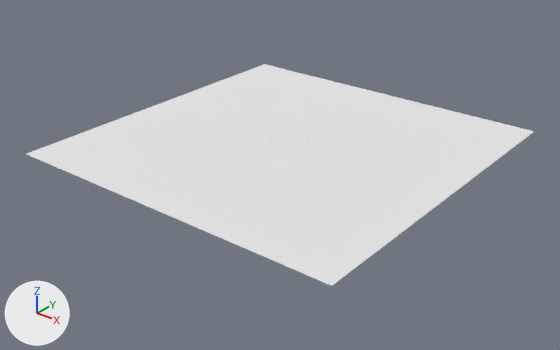
Renders of the Blender file OSVR-Blender/Examples/car_joy_cam_new.blend from each side of a commit.
Before and after are seen from a 50 mm lens placed at (1093.0, -1399.0, 769.0), pointed at (6.0, -40.0, -73.0). Lighting does not change. The marker at lower left points along +X, +Y and +Z.

The scene before the commit, as lines of its bpy script (objects in view):
```python
mat_material = diffuse_material('Material')
mat_material.base_color = (0.8, 0.8, 0.8)  # white #e7e7e7
me_plane = bpy.data.meshes.new('Plane')
me_plane.from_pydata(...)  # 16641 vertices, 16384 faces; spans x -0.01..0.01, y -0.01..0.01, z 0.0
me_plane.materials.append(mat_material)  # its picture is missing
ob_plane = bpy.data.objects.new('Plane', me_plane)
ob_plane.location = (0.0, 0.0, 0.0)
ob_plane.scale = (45000.0, 45000.0, 45000.0)
```
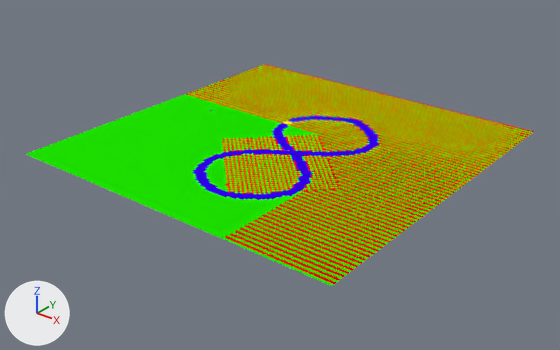
The edits, one by one:
Material 'Material' (mat_material) changes colour from white #e7e7e7 to green #1ee700; in linear values from (0.8, 0.8, 0.8) to (0.0127, 0.8, 0.0).
Material 'Material.001' (mat_material_001) is new.
Its base color is (0.8, 0.0, 0.000598) (red #e70002).
Material 'Material.003' (mat_material_003) is new.
Its base color is (0.0307, 0.0, 0.8) (blue #3100e7).
Material 'Material.004' (mat_material_004) is new.
Its base color is (0.8, 0.792, 0.0) (yellow #e7e600).
me_plane has 16641 vertices, 16384 faces and spans x -0.01..0.01, y -0.01..0.01, z 0.0.
me_plane is used by ob_plane; location (0.0, 0.0, 0.0); scale (45000.0, 45000.0, 45000.0).
me_plane part 1: 5349 of the faces centred in x -0.0099..0.0099, y -0.0098..0.0099, z 0.0 switch from mat_material (its picture is missing) to mat_material_001 (red #e70002).
me_plane part 2: 741 of the faces centred in x -0.002..0.004, y -0.007..0.0051, z 0.0 switch from mat_material (its picture is missing) to mat_material_003 (blue #3100e7).
me_plane now uses material mat_material_004 (yellow #e7e600).

Pixel boxes (x1, y1, x2, y2) of what changed, in the pictures (560 x 350 px):
'Plane', recoloured: (26, 64, 534, 286) in both
part 1 of me_plane, recoloured: (187, 64, 534, 284) in both
part 2 of me_plane, recoloured (white to blue): (193, 115, 379, 200) in both
